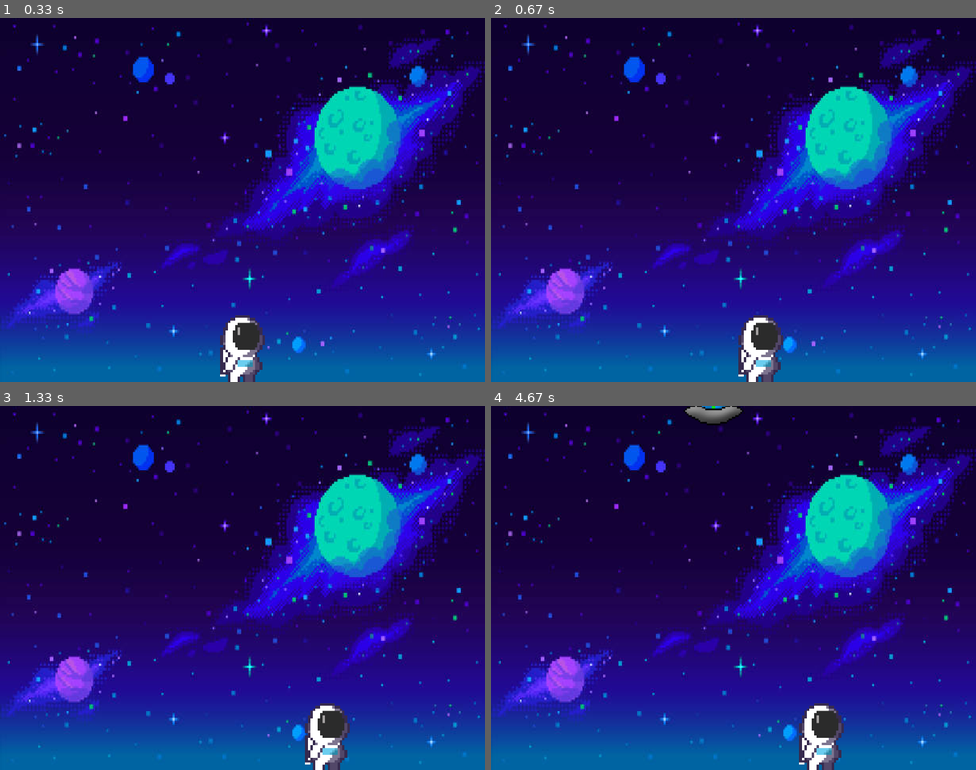
Above: before the commit, frames 1-4 (two rows, left to right).
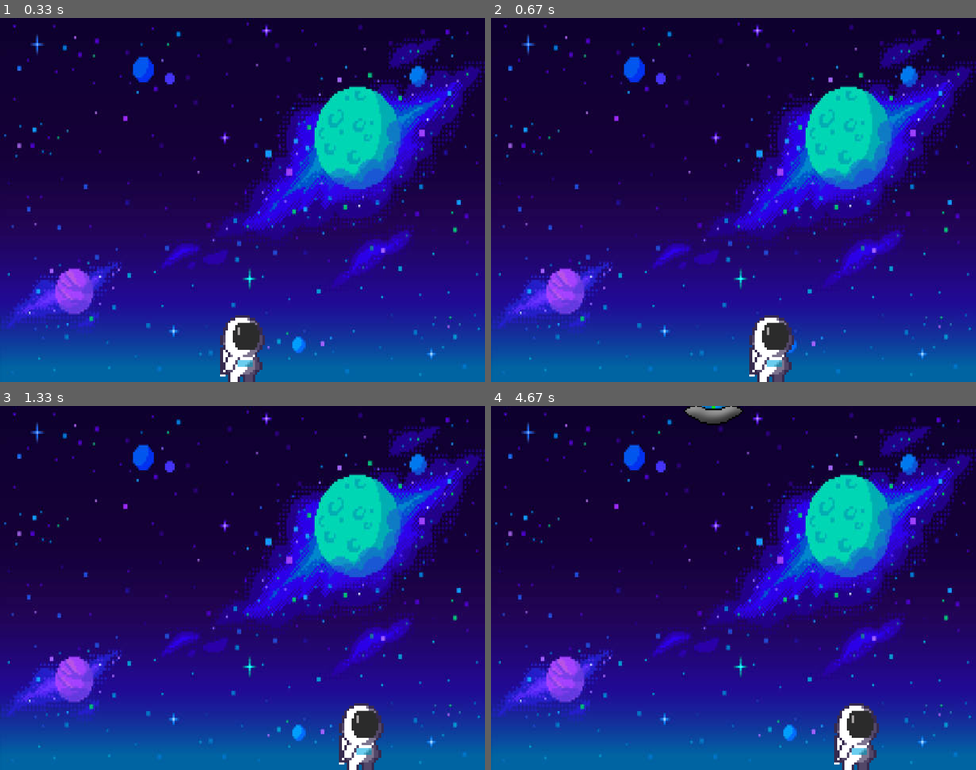
Above: after the commit, the same moments.

Repository: Chiara-Agostino/pygame-project
Game: pygame game, started from main.py
Two runs of this game, one before a commit and one after it. Both use one fixed random seed, a clock stepped at 60 frames per second and the inputs below.
Inputs:
- Up to frame 1 (0.33 s): no input
- Up to frame 2 (0.67 s): hold Right from 0.33 s (still down)
- Up to frame 3 (1.33 s): release Right at 0.8 s; hold Right 0.83-1.3 s
- Up to frame 4 (4.67 s): hold Left 1.33-1.87 s; hold Left 1.9-2.3 s; hold Right 2.33-2.97 s; hold Left 3-3.47 s; hold Right 3.5-3.97 s; hold Right 4-4.47 s; hold Left from 4.5 s (still down)

Frame 1 is identical in both runs. In frame 2, 1.5% of the frame differs, in the area x 51-63%, y 81-100%; in frame 3, 2.6%; in frame 4, 2.6%, in the area x 63-80%, y 81-100%.

Commit message:
screen oundaries

Diff:
--- a/main.py
+++ b/main.py
@@ -50,9 +50,14 @@
 def moving():
     keys = pygame.key.get_pressed()
     if keys[pygame.K_LEFT]:
-        astronaut_rect.x -= 5
+        astronaut_rect.x -= 7
     if keys[pygame.K_RIGHT]:
-        astronaut_rect.x += 5
+        astronaut_rect.x += 7
+
+    if astronaut_rect.x < 0:
+        astronaut_rect.x = 0
+    if astronaut_rect.x > WIDTH - astronaut_rect.width:
+        astronaut_rect.x = WIDTH - astronaut_rect.width
 
 
 # Define main loop
